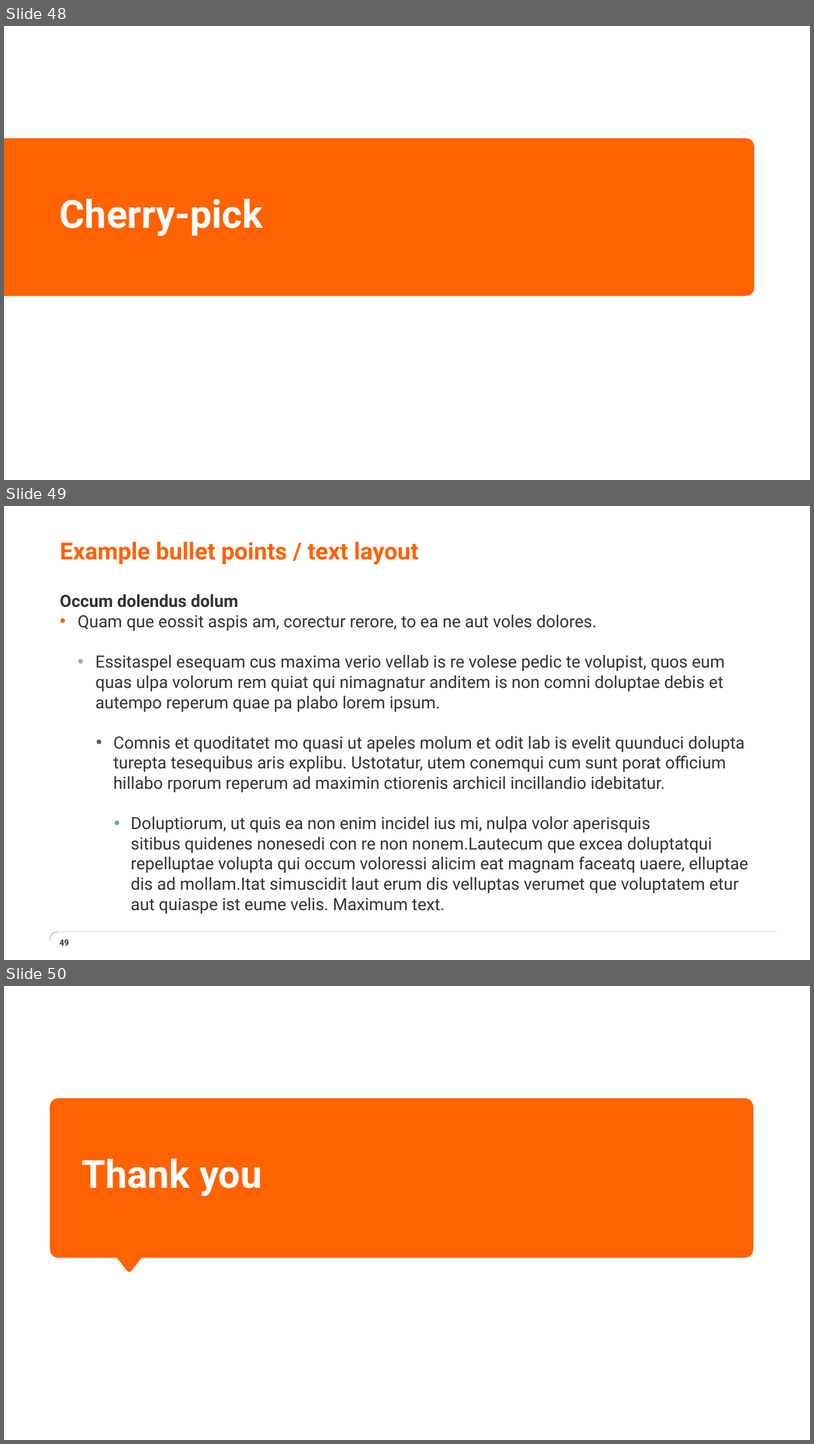
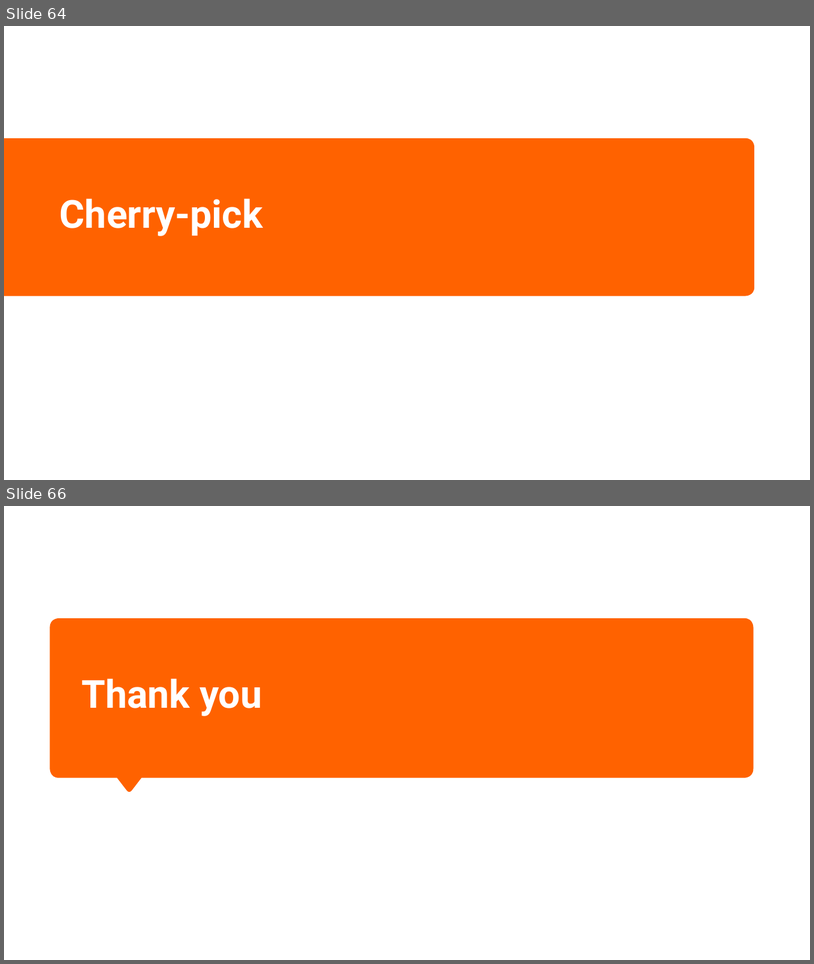
Before and after one commit to grazin/git_materialy, a slide deck: prezentacja/How git are you.pptx. Shown one above the other, each under a label of ours: slides 48, 49 and 50 before the commit, slides 64 and 66 after it; the slides between them are not shown. The pictures are 814x1444 and 814x964 pixels, drawn with LibreOffice and Linux fonts; fonts in the diff are those of the drawing; background and template pictures are left out. Boxes give left, top, right and bottom in pixels: in the first picture for what was removed or moved away, otherwise in the second. Text is boxed around its words. In the diff, an @@ line names an element or a change of style, - is before the commit and + after.

```diff
--- a/prezentacja/How git are you.pptx
+++ b/prezentacja/How git are you.pptx
@@ slide 49 removed at [4, 506, 810, 960], background #FFFFFF @@
@@ title removed at [60, 541, 419, 565] @@
-Example bullet points / text layout
@@ text removed at [60, 594, 749, 913] @@
-Occum dolendus dolum
-  • Quam que eossit aspis am, corectur rerore, to ea ne aut voles dolores.
-    • Essitaspel esequam cus maxima verio vellab is re volese pedic te volupist, quos eum quas ulpa volorum rem quiat qui nimagnatur anditem is non comni doluptae debis et autempo reperum quae pa plabo lorem ipsum.
-      • Comnis et quoditatet mo quasi ut apeles molum et odit lab is evelit quunduci dolupta turepta tesequibus aris explibu. Ustotatur, utem conemqui cum sunt porat officium hillabo rporum reperum ad maximin ctiorenis archicil incillandio idebitatur.
-        • Doluptiorum, ut quis ea non enim incidel ius mi, nulpa volor aperisquis
-          sitibus quidenes nonesedi con re non nonem.Lautecum que excea doluptatqui repelluptae volupta qui occum voloressi alicim eat magnam faceatq uaere, elluptae dis ad mollam.Itat simuscidit laut erum dis velluptas verumet que voluptatem etur aut quiaspe ist eume velis. Maximum text.
@@ freeform shape removed at [50, 931, 777, 940] @@
@@ page number removed at [59, 939, 69, 945] @@
-49
@@ what was slide 48 is now slide 64 @@
@@ what was slide 50 is now slide 66 @@
```
Also in this commit, not shown: 17 slides added, 8 other files.
